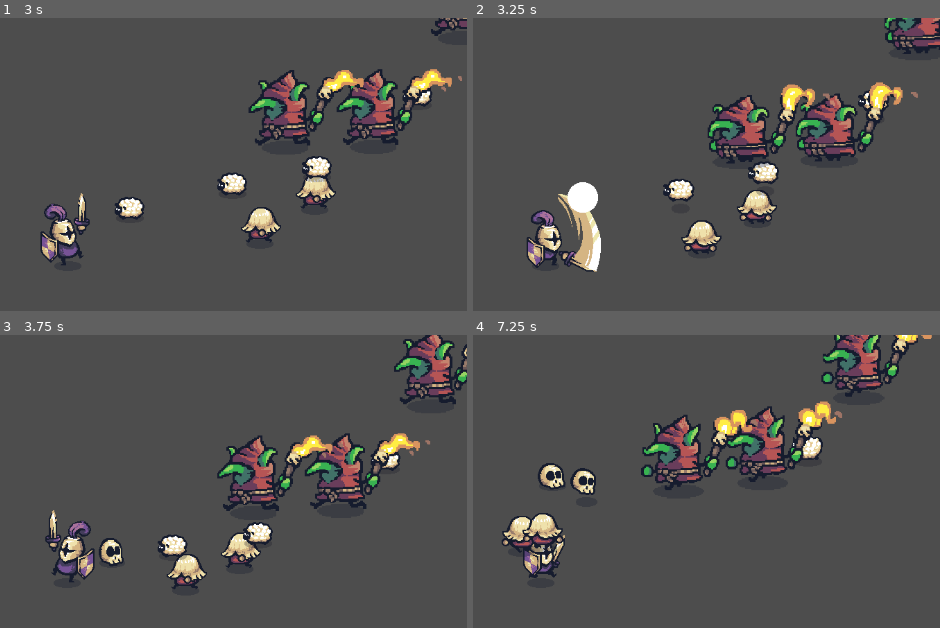
Above: before the commit, frames 1-4 (two rows, left to right).
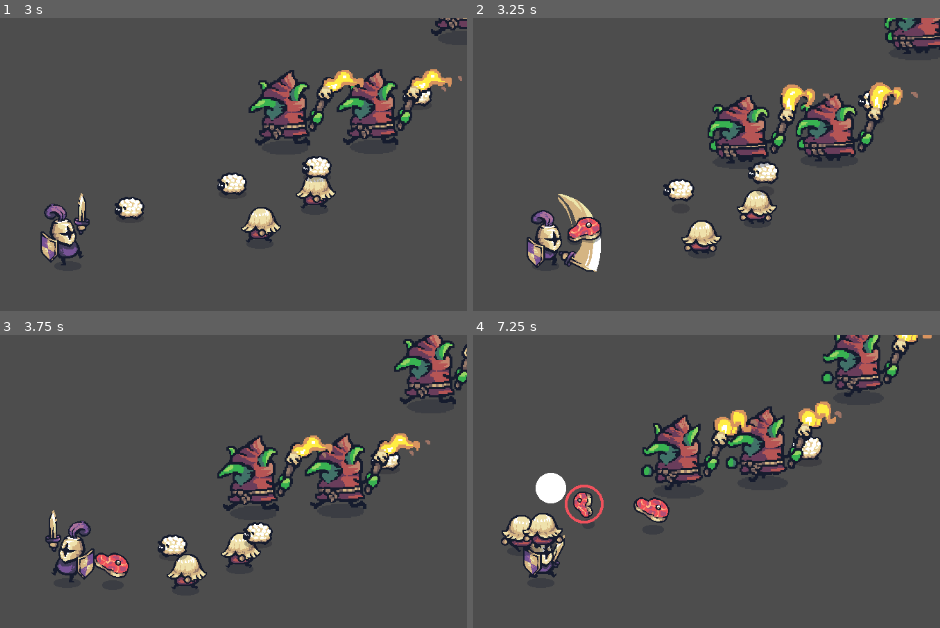
Above: after the commit, the same moments.

Repository: Tanielly-silva/trilha-godot
Game: Godot game, scene res://node_2d.tscn
The game is run twice, just before and just after one commit, with the same random seed, the same clock (stepped at 60 frames per second) and the same inputs. This scene is started directly instead of the project's main scene.
Inputs (mouse positions are in pixels of both pictures, inside the frame that each line leads up to):
- Up to frame 1 (3 s): move the mouse to (242, 220) at 0.52 s; hold D (mover_direita) 0.53-1.28 s; click (242, 220) at 0.6 s; move the mouse to (outside the picture) at 1.27 s; hold S (mover_baixo) 1.28-2.03 s; click (outside the picture) at 1.35 s; move the mouse to (149, 143) at 2.02 s; hold D (mover_direita) 2.03-2.78 s; click (149, 143) at 2.1 s; move the mouse to (outside the picture) at 2.77 s; hold W (mover_cima) from 2.78 s (still down); click (outside the picture) at 2.85 s
- Up to frame 2 (3.25 s): keep holding W (mover_cima)
- Up to frame 3 (3.75 s): move the mouse to (308, 627) at 3.52 s; release W (mover_cima) at 3.53 s; hold A (mover_esquerda) from 3.53 s (still down); click (308, 627) at 3.6 s
- Up to frame 4 (7.25 s): move the mouse to (outside the picture) at 4.27 s; click (outside the picture) at 4.35 s; move the mouse to (580, 560) at 5.02 s; release A (mover_esquerda) at 5.03 s; hold S (mover_baixo) 5.03-5.78 s; click (580, 560) at 5.1 s; move the mouse to (outside the picture) at 5.77 s; hold D (mover_direita) 5.78-6.53 s; click (outside the picture) at 5.85 s; move the mouse to (715, 537) at 6.52 s; hold W (mover_cima) from 6.53 s (still down); click (715, 537) at 6.6 s

Frame 1 is identical in both runs. In frame 2, 1.1% of the frame differs, in the area x 20-28%, y 55-77%; in frame 3, 0.7%; in frame 4, 2.9%, in the area x 5-99%, y 0-76%.

Commit message:
feat: created meat
a ovelha virando carne.

Diff:
--- a/medieval-warrior/enemies/sheep.tscn
+++ b/medieval-warrior/enemies/sheep.tscn
@@ -1,7 +1,7 @@
 [gd_scene load_steps=13 format=3 uid="uid://b1jodf7m08wgj"]
 
 [ext_resource type="Script" uid="uid://dn24flhrda85b" path="res://enemies/enemy.gd" id="1_qa1ig"]
-[ext_resource type="PackedScene" uid="uid://c2oclyltpm0k" path="res://misc/sckull.tscn" id="2_4ya3h"]
+[ext_resource type="PackedScene" uid="uid://cmcaxmwn254da" path="res://life/meat.tscn" id="2_qa1ig"]
 [ext_resource type="Texture2D" uid="uid://d2x0kicdu8oxh" path="res://addons/Tiny Swords/Resources/Sheep/HappySheep_Bouncing.png" id="3_qa1ig"]
 [ext_resource type="Script" uid="uid://coaum2tv5n5be" path="res://enemies/behavior/follow.gd" id="4_5l74e"]
 
@@ -64,7 +64,7 @@
 motion_mode = 1
 script = ExtResource("1_qa1ig")
 health = 1
-death_prefab = ExtResource("2_4ya3h")
+death_prefab = ExtResource("2_qa1ig")
 
 [node name="CollisionShape2D" type="CollisionShape2D" parent="."]
 position = Vector2(0, -5)
--- /dev/null
+++ b/medieval-warrior/life/life_regenerator.gd
@@ -0,0 +1,9 @@
+extends Node2D
+
+@export var regenaration_amount: int = 10
+
+func _ready():
+	$Area2D.body_entered.connect(on_body_entered)
+
+func on_body_entered(body: Node2D) -> void:
+	pass
--- /dev/null
+++ b/medieval-warrior/life/meat.tscn
@@ -0,0 +1,78 @@
+[gd_scene load_steps=12 format=3 uid="uid://cmcaxmwn254da"]
+
+[ext_resource type="Texture2D" uid="uid://co1dt0dkbiaiu" path="res://addons/Tiny Swords/Resources/Resources/M_Spawn.png" id="1_03eqq"]
+[ext_resource type="Script" uid="uid://c37gctv5f4sl" path="res://life/life_regenerator.gd" id="2_1i1fc"]
+
+[sub_resource type="AtlasTexture" id="AtlasTexture_1i1fc"]
+atlas = ExtResource("1_03eqq")
+region = Rect2(0, 0, 128, 128)
+
+[sub_resource type="AtlasTexture" id="AtlasTexture_pg1jn"]
+atlas = ExtResource("1_03eqq")
+region = Rect2(128, 0, 128, 128)
+
+[sub_resource type="AtlasTexture" id="AtlasTexture_4g4dk"]
+atlas = ExtResource("1_03eqq")
+region = Rect2(256, 0, 128, 128)
+
+[sub_resource type="AtlasTexture" id="AtlasTexture_e8qwp"]
+atlas = ExtResource("1_03eqq")
+region = Rect2(384, 0, 128, 128)
+
+[sub_resource type="AtlasTexture" id="AtlasTexture_o1uj1"]
+atlas = ExtResource("1_03eqq")
+region = Rect2(512, 0, 128, 128)
+
+[sub_resource type="AtlasTexture" id="AtlasTexture_jxe85"]
+atlas = ExtResource("1_03eqq")
+region = Rect2(640, 0, 128, 128)
+
+[sub_resource type="AtlasTexture" id="AtlasTexture_56gng"]
+atlas = ExtResource("1_03eqq")
+region = Rect2(768, 0, 128, 128)
+
+[sub_resource type="SpriteFrames" id="SpriteFrames_qgmj4"]
+animations = [{
+"frames": [{
+"duration": 1.0,
+"texture": SubResource("AtlasTexture_1i1fc")
+}, {
+"duration": 1.0,
+"texture": SubResource("AtlasTexture_pg1jn")
+}, {
+"duration": 1.0,
+"texture": SubResource("AtlasTexture_4g4dk")
+}, {
+"duration": 1.0,
+"texture": SubResource("AtlasTexture_e8qwp")
+}, {
+"duration": 1.0,
+"texture": SubResource("AtlasTexture_o1uj1")
+}, {
+"duration": 1.0,
+"texture": SubResource("AtlasTexture_jxe85")
+}, {
+"duration": 1.0,
+"texture": SubResource("AtlasTexture_56gng")
+}],
+"loop": true,
+"name": &"default",
+"speed": 8.0
+}]
+
+[sub_resource type="CircleShape2D" id="CircleShape2D_pg1jn"]
+radius = 28.0
+
+[node name="Meat" type="AnimatedSprite2D"]
+sprite_frames = SubResource("SpriteFrames_qgmj4")
+autoplay = "default"
+frame = 6
+frame_progress = 0.287343
+script = ExtResource("2_1i1fc")
+
+[node name="Area2D" type="Area2D" parent="."]
+position = Vector2(2, 11)
+
+[node name="CollisionShape2D" type="CollisionShape2D" parent="Area2D"]
+position = Vector2(1, 6)
+shape = SubResource("CircleShape2D_pg1jn")
Not shown, added: medieval-warrior/life/life_regenerator.gd.uid
